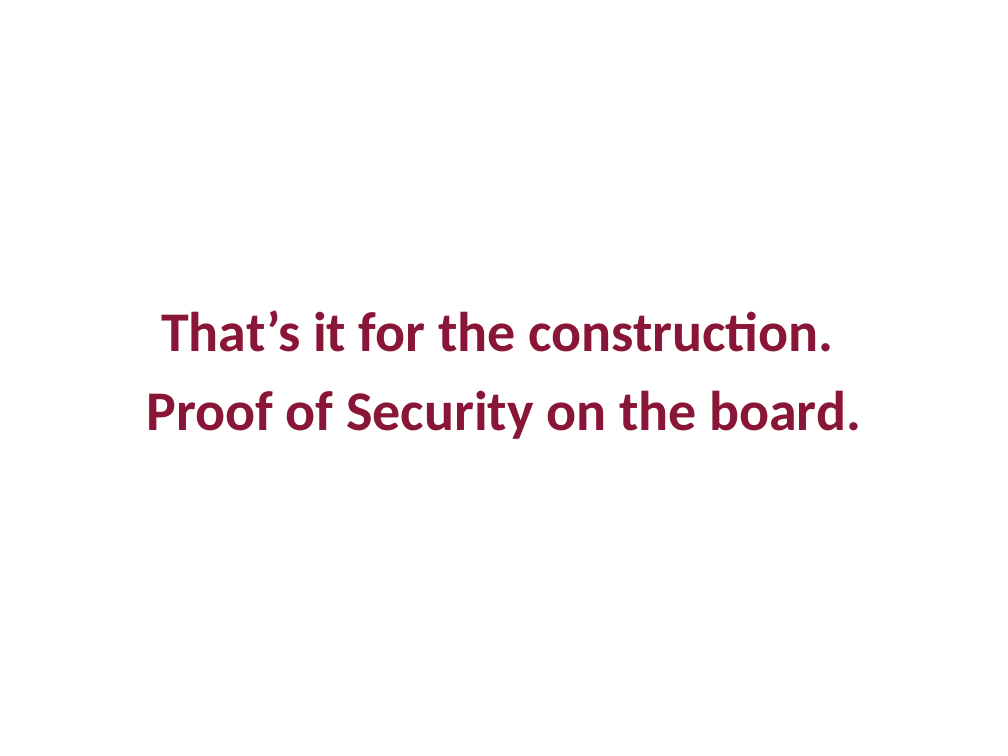
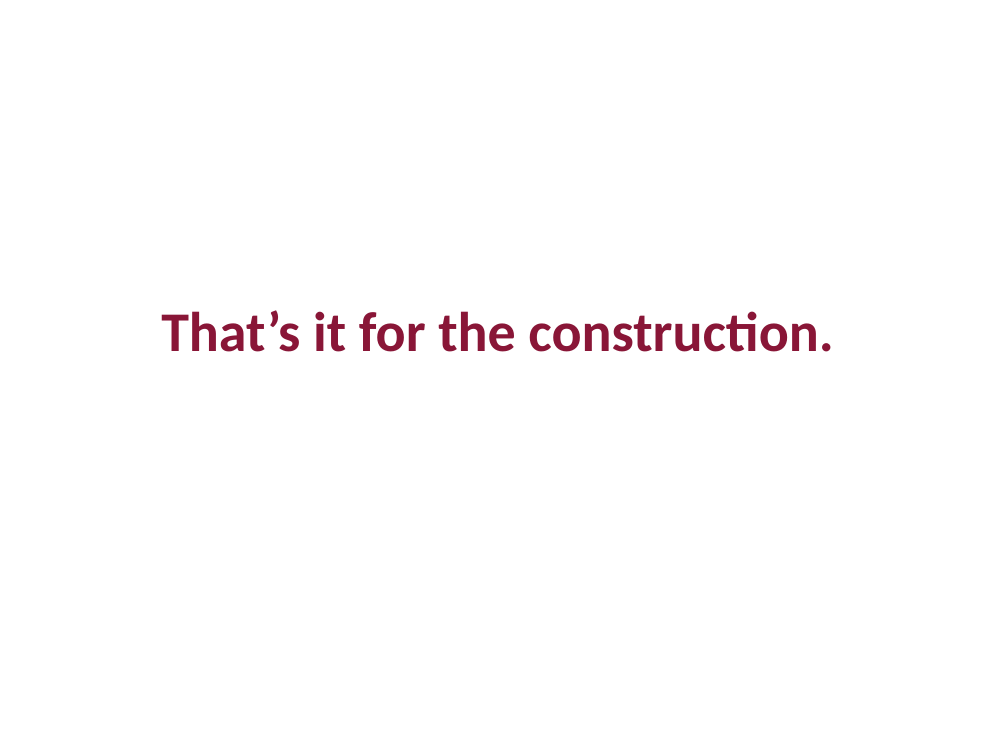
Before and after one commit to mit6875/mit6875.github.io, a slide deck: slide 47 of Slides-2026/lec12.pptx. Drawn at 1008x756 pixels with LibreOffice and Linux fonts; fonts in the diff are those of the drawing. Boxes give left, top, right and bottom in pixels: in the first picture for what was removed or moved away, otherwise in the second. Text is boxed around its words. In the diff, an @@ line names an element or a change of style, - is before the commit and + after.

```diff
--- a/Slides-2026/lec12.pptx
+++ b/Slides-2026/lec12.pptx
@@ text at [147, 390, 861, 439]: paragraph removed @@
-Proof of Security on the board.
```
Also in this commit, not shown: 1 other slide changed.
